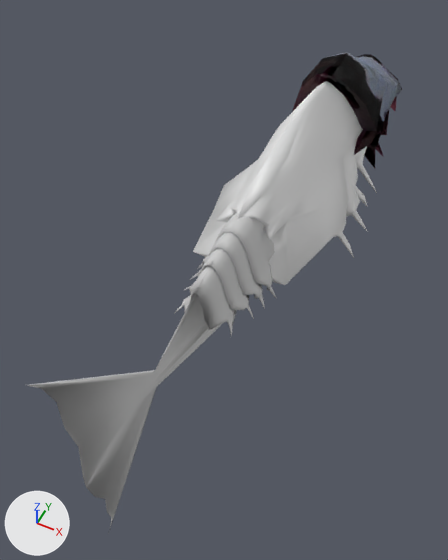
An edit to the FBX model Models/FBX/FishFinalwithBones.FBX, drawn before and after from the same camera.
One viewpoint serves both versions: a camera (50 mm lens) standing at (2.85, -8.83, 7.78) and looking at (-0.35, -2.42, -0.23). The axes (+X, +Y, +Z) are drawn at lower left. The lights are the same throughout. Where no turn or scale is listed for an object, it has been applied to the vertices. Vertices at the same position are counted once.

Names of what the first picture shows: 'Box003', 'fishBody002', 'fishTail'.
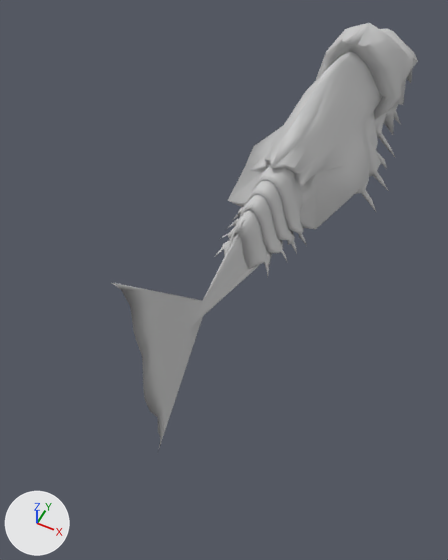
Patch to the scene script:
```diff
--- a/Models/FBX/FishFinalwithBones.FBX.py
+++ b/Models/FBX/FishFinalwithBones.FBX.py
@@ mat_material__97 @@
+mat_material__97 = principled_material('Material #97')
+mat_material__97.base_color = (0.588, 0.588, 0.588)  # light grey #cacaca
+mat_material__97.roughness = 0.859
@@ me_mesh @@
 # used by ob_box003; location = (0.0, 2.37, 0.0); rotation_euler = (-0.0873, 0.0, 0.0), in degrees (-5, 0, 0); scale = (0.0315, 0.0254, 0.0227)
-me_mesh.from_pydata(...)  # 362 vertices, 696 faces; spans x -33.6..33.6, y -71.7..74.6, z -18.3..88.1
-me_mesh.materials.append(mat_02___default)
+me_mesh.from_pydata(...)  # 1664 vertices, 3247 faces; spans x -58.6..58.6, y -222.5..222.5, z -42.4..123.6
+# me_mesh part 1: the loose piece of 308 vertices spanning x -33.6..33.6, y -71.7..74.6, z -18.3..88.1 is multiplied about its middle by the matrix ((1.241, 0.0, 0.0), (0.0, 0.996, 0.078), (0.0, -0.087, 0.888)), then moved by (0.0, 148.6, -4.0), in mat_material__97 (light grey #cacaca)
+# me_mesh part 2: a new loose piece of 842 vertices spanning x -28.8..28.8, y -222.5..-27.8, z -42.4..123.6, in mat_material__97 (light grey #cacaca)
+# me_mesh part 3: a new loose piece of 460 vertices spanning x -58.6..58.6, y -55.3..150.0, z -16.7..80.9, in mat_material__97 (light grey #cacaca)
+me_mesh.materials.append(mat_material__97)  # light grey #cacaca
@@ ob_fishtail @@
-ob_fishtail = bpy.data.objects.new('fishTail', me_mesh_002)
-ob_fishtail.location = (0.0, -2.04, -0.15)
@@ ob_fishbody002 @@
-ob_fishbody002 = bpy.data.objects.new('fishBody002', me_mesh_001)
-ob_fishbody002.location = (0.0, -0.13, 0.0)
@@ ob_box003 @@
 ob_box003 = bpy.data.objects.new('Box003', me_mesh)
-ob_box003.location = (0.0, 2.37, 0.0)
-ob_box003.rotation_euler = (-0.0873, 0.0, 0.0)  # degrees (-5, 0, 0)
-ob_box003.scale = (0.0315, 0.0254, 0.0227)
+ob_box003.location = (0.0, 0.0, 0.0)
+ob_box003.scale = (0.0254, 0.0254, 0.0254)
```

Where the change shows, as pixel boxes [x1, y1, x2, y2] in the pictures (448 x 560 px; the box of a moved part takes in the faces that stretch with it):
'Box003', reshaped, moved, rescaled, turned
    before: [292, 52, 402, 169]
    after: [111, 23, 418, 454]
'fishBody002', deleted
    before: [193, 81, 377, 285]
'fishTail', deleted
    before: [28, 214, 277, 531]
part 1 of me_mesh, moved or reshaped
    before: [292, 52, 402, 169]
    after: [316, 23, 418, 135]
part 2 of me_mesh, added
    after: [111, 166, 307, 454]
part 3 of me_mesh, added
    after: [228, 51, 396, 229]
